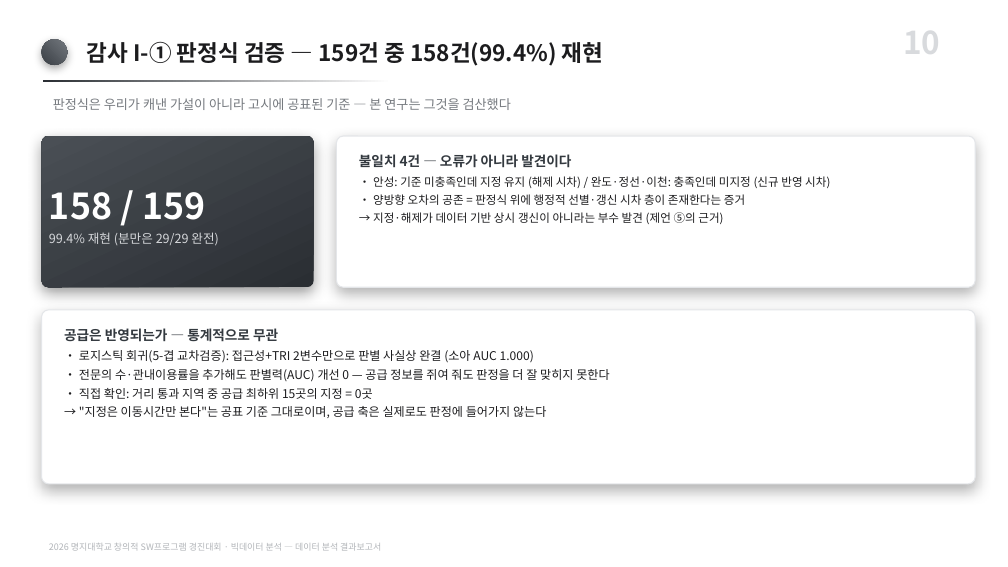
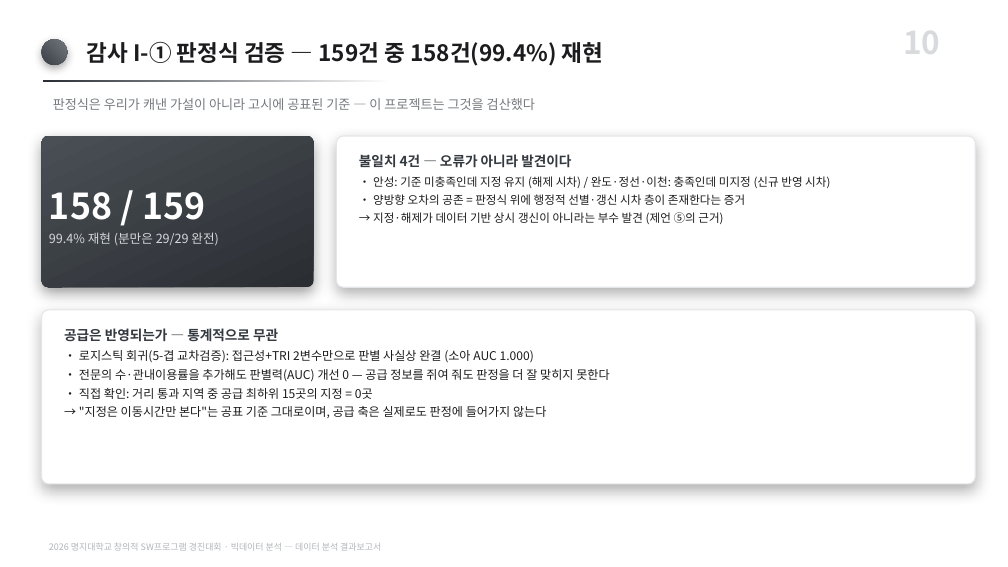
Before and after one commit to karvvan/maternity-care-policy-audit, a slide deck: slide 10 of 04_제출물/데이터분석_결과보고서.pptx. Drawn at 1008x567 pixels with LibreOffice and Linux fonts; fonts in the diff are those of the drawing. Boxes give left, top, right and bottom in pixels: in the first picture for what was removed or moved away, otherwise in the second. Text is boxed around its words. In the diff, an @@ line names an element or a change of style, - is before the commit and + after.

Commit message:
용어 정리: 연구 → 프로젝트, 연구 질문 → 핵심 질문, RQ → Q
학술 연구가 아니라 제도 감사와 도구 제작에 가까우므로 표현을 맞춘다.
RQ는 Research Question 약어라 '연구'를 뺀 이상 함께 바꿔야 앞뒤가 맞는다.

- 보고서: 연구 61회·RQ 11회 전량 정리. §9 '연구의 한계' → '분석의 한계',
  §1.5 '연구 질문' → '핵심 질문', '제도를 감사하는 연구는' → '작업은' 등
  자리마다 자연스러운 말로 바꿔 기계적 치환을 피했다. 26쪽 유지.
- 결과보고서 PPT: 제출본에 문단 18개 패치(재생성 아님). 표지 등 편집 보존.
- 계획서 PPT: 생성기만 수정. 편집 중이라 제출본 반영은 보류.

```diff
--- a/04_제출물/데이터분석_결과보고서.pptx
+++ b/04_제출물/데이터분석_결과보고서.pptx
@@ text at (53,98,535,110): text changed @@
-판정식은 우리가 캐낸 가설이 아니라 고시에 공표된 기준 — 본 연구는 그것을 검산했다
+판정식은 우리가 캐낸 가설이 아니라 고시에 공표된 기준 — 이 프로젝트는 그것을 검산했다
```
Also in this commit, not shown: 8 other slides changed, 7 other files.
